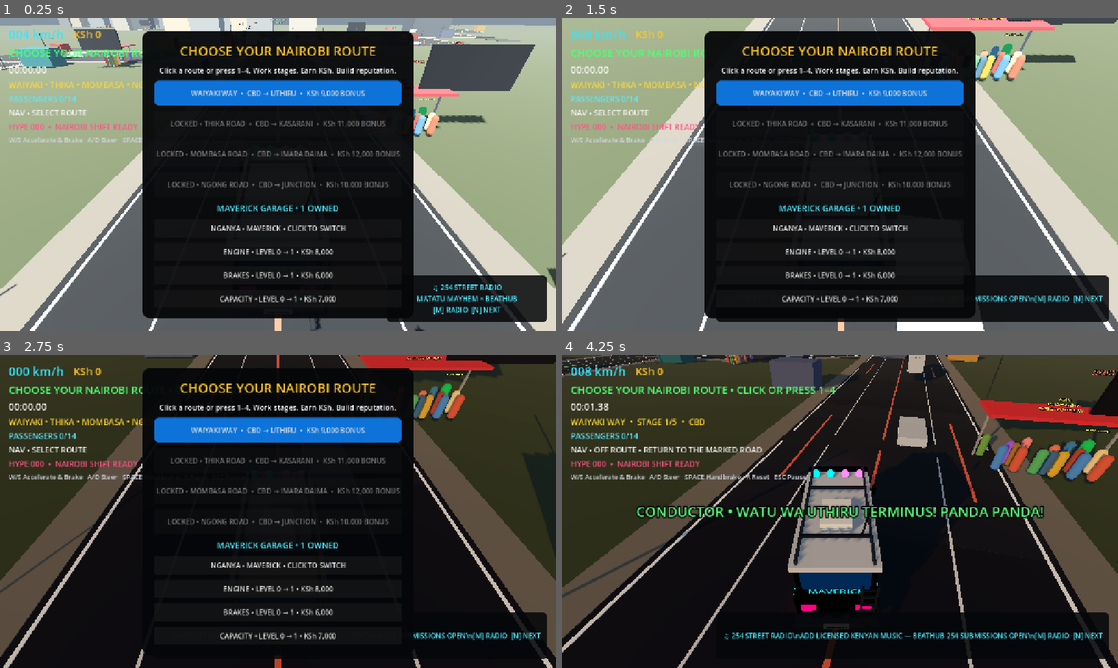
Above: before the commit, frames 1-4 (two rows, left to right).
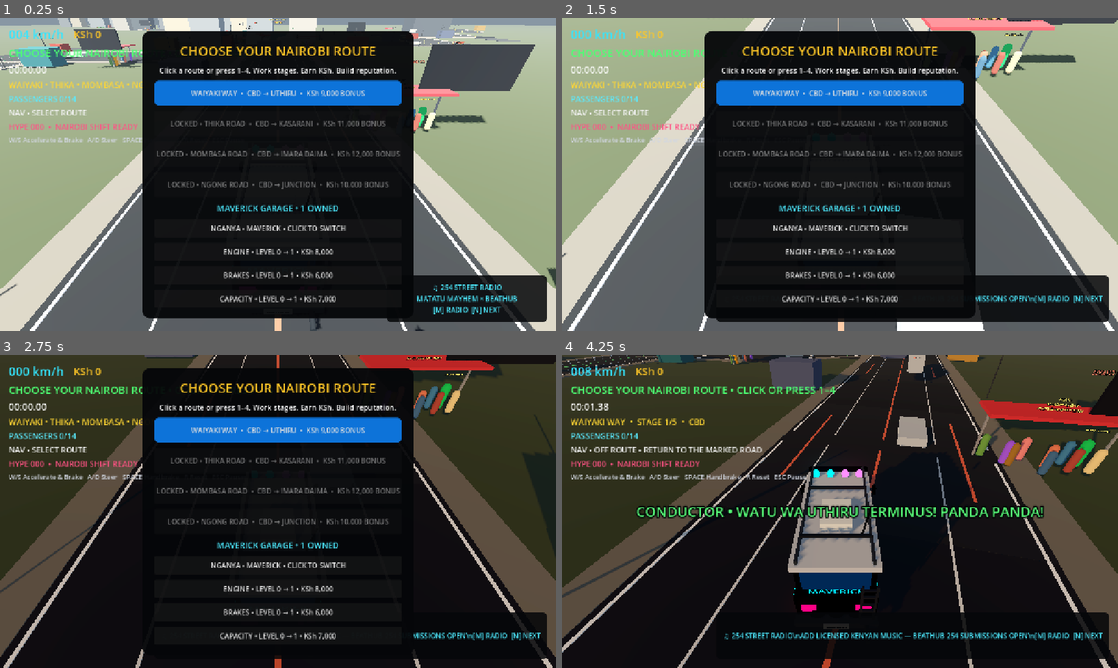
Above: after the commit, the same moments.

Repository: beathubonline-arch/Matatu-Mayhem
Game: Godot game, scene res://scenes/main/Main.tscn
The game is run twice, just before and just after one commit, with the same random seed, the same clock (stepped at 60 frames per second) and the same inputs.
Inputs (mouse positions are in pixels of both pictures, inside the frame that each line leads up to):
- Up to frame 1 (0.25 s): no input
- Up to frame 2 (1.5 s): tap A (steer_left) at 0.5, 1.25 s; move the mouse to (962, 158) at 0.52 s; hold D (steer_right) 0.53-1.28 s; hold N (radio_next) 0.53-1.28 s; click (962, 158) at 0.67 s; move the mouse to (728, 190) at 1.27 s; hold S (brake) from 1.28 s (still down); tap M (radio_toggle) at 1.35 s
- Up to frame 3 (2.75 s): tap A (steer_left) at 2 s; move the mouse to (333, 442) at 2.02 s; release S (brake) at 2.03 s; hold D (steer_right) from 2.03 s (still down); tap L at 2.1 s
- Up to frame 4 (4.25 s): tap A (steer_left) at 2.75 s; move the mouse to (812, 574) at 2.77 s; release D (steer_right) at 2.78 s; hold W (accelerate) 2.78-3.53 s; tap 1 at 2.85 s; click (812, 574) at 2.92 s; move the mouse to (1006, 558) at 3.52 s; hold A (steer_left) from 3.53 s (still down); tap 2 at 3.6 s

The runs differ from the first frame. In frame 1, 0.2% of the frame differs, in the area x 18-79%, y 1-38%; in frame 2, 0.4%; in frame 3, 0.4%; in frame 4, 1.2%, in the area x 29-100%, y 0-42%.
Error in both runs: Invalid call. Nonexistent function 'get_corridor' in base 'Nil'. (res://scripts/gameplay/CorridorServiceManager.gd:337)

Commit message:
Use one interactive passenger queue at each stage

Diff:
--- a/scripts/environment/NairobiRouteNetwork.gd
+++ b/scripts/environment/NairobiRouteNetwork.gd
@@ -490,22 +490,6 @@
 	sign.outline_size = 9
 	sign.modulate = Color("ffe15a")
 	root.add_child(sign)
-	_spawn_passengers(root)
-
-func _spawn_passengers(parent: Node3D) -> void:
-	for i in range(6):
-		var person := MeshInstance3D.new()
-		var mesh := CapsuleMesh.new()
-		mesh.radius = 0.24
-		mesh.height = 1.55
-		person.mesh = mesh
-		person.position = Vector3(-2.5 + float(i), 0.8, 1.7)
-		var mat := StandardMaterial3D.new()
-		var passenger_colors: Array[Color] = [Color("4f86c6"), Color("d25f4b"), Color("59a96a"), Color("d5a33f")]
-		mat.albedo_color = passenger_colors[i % passenger_colors.size()]
-		person.material_override = mat
-		parent.add_child(person)
-
 
 func _add_route_furniture(data: Dictionary, corridor_index: int) -> void:
 	var points: Array = data["points"]
